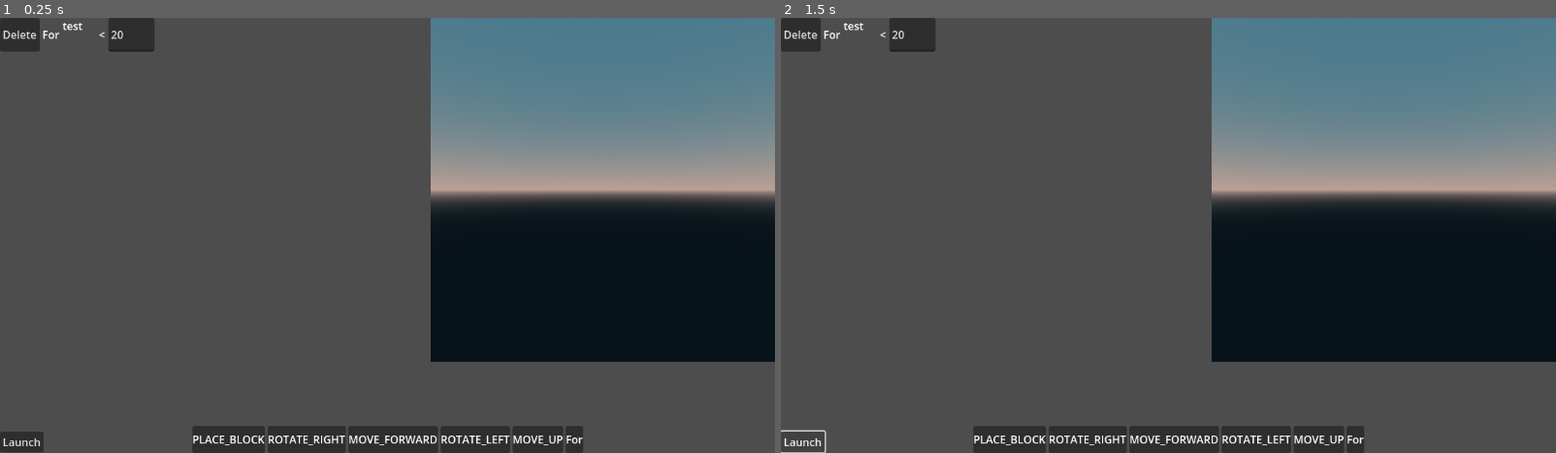
Above: before the commit, frames 1-2 (left to right).
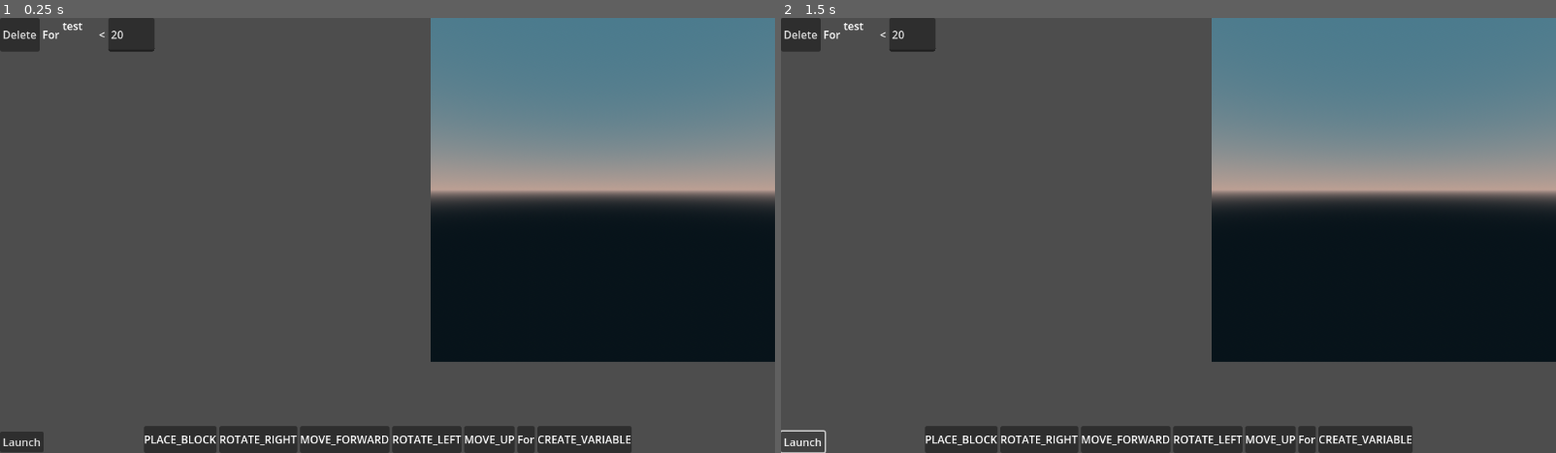
Above: after the commit, the same moments.

Repository: Crhonopost/Projet-jeu-serieux
Game: Godot game, scene res://scenes/level/current_level.tscn
The game is run twice, just before and just after one commit, with the same random seed, the same clock (stepped at 60 frames per second) and the same inputs. This scene is started directly instead of the project's main scene.
Inputs:
- Up to frame 1 (0.25 s): no input
- Up to frame 2 (1.5 s): click "Launch" at 0.5 s; click "Launch" at 1.25 s

The runs differ from the first frame. In frame 1, 1.5% of the frame differs, in the area x 18-82%, y 93-100%; in frame 2, 1.5%.

Commit message:
variable creation

Diff:
--- a/ebucilper/resources/scripting/definitions/execution_instruction_resource.gd
+++ b/ebucilper/resources/scripting/definitions/execution_instruction_resource.gd
@@ -7,7 +7,8 @@
 	InstructionType.MOVE_UP: "MOVE_UP",
 	InstructionType.MOVE_DOWN: "MOVE_DOWN",
 	InstructionType.ROTATE_LEFT: "ROTATE_LEFT",
-	InstructionType.ROTATE_RIGHT: "ROTATE_RIGHT"
+	InstructionType.ROTATE_RIGHT: "ROTATE_RIGHT",
+	InstructionType.CREATE_VAR: "CREATE_VARIABLE"
 }
 
 @export var type: InstructionType
--- a/ebucilper/scenes/UI/coding_space.tscn
+++ b/ebucilper/scenes/UI/coding_space.tscn
@@ -49,6 +49,11 @@
 script = ExtResource("3_r5p2t")
 metadata/_custom_type_script = "uid://cioni3f13iu1e"
 
+[sub_resource type="Resource" id="Resource_vjcr8"]
+script = ExtResource("3_a6itc")
+type = 10
+metadata/_custom_type_script = "uid://cyysoo4jhjpub"
+
 [node name="CodingSpace" type="Control"]
 layout_mode = 3
 anchors_preset = 15
@@ -90,6 +95,6 @@
 grow_horizontal = 2
 grow_vertical = 0
 script = ExtResource("7_a6itc")
-availableInstructions = Array[ExtResource("2_fn0c8")]([SubResource("Resource_f75ky"), SubResource("Resource_xchgw"), SubResource("Resource_usmbw"), SubResource("Resource_78wbv"), SubResource("Resource_dhuyy"), SubResource("Resource_jhjoh")])
+availableInstructions = Array[ExtResource("2_fn0c8")]([SubResource("Resource_f75ky"), SubResource("Resource_xchgw"), SubResource("Resource_usmbw"), SubResource("Resource_78wbv"), SubResource("Resource_dhuyy"), SubResource("Resource_jhjoh"), SubResource("Resource_vjcr8")])
 
 [connection signal="pressed" from="Button" to="." method="_on_button_pressed"]
--- a/ebucilper/scenes/UI/commands/instruction_exe.gd
+++ b/ebucilper/scenes/UI/commands/instruction_exe.gd
@@ -6,7 +6,6 @@
 
 signal exitCode
 
-var childsInstances : Array[Node] = []
 
 func _ready():
 	buildFromResource()
@@ -22,6 +21,11 @@
 
 	typeLabel.text = instructionResource.getName()
 
+	if instructionResource.type == Instruction.InstructionType.CREATE_VAR:
+		$HBoxContainer/VariableCreation.visible = true
+	else:
+		$HBoxContainer/VariableCreation.visible = false
+
 
 func _get_drag_data(at_position: Vector2) -> Variant:
 	var title: Label = Label.new()
@@ -29,3 +33,11 @@
 	set_drag_preview(title)
 	emit_signal("exitCode")
 	return instructionResource
+
+
+func _on_create_var_name_input_text_changed(new_text: String) -> void:
+	instructionResource.arguments["variable_name"] = new_text
+
+
+func _on_initial_value_text_changed(new_text: String) -> void:
+	instructionResource.arguments["operations"] = {"variable" : int(new_text)}
--- a/ebucilper/scenes/UI/commands/instruction_exe.tscn
+++ b/ebucilper/scenes/UI/commands/instruction_exe.tscn
@@ -24,4 +24,15 @@
 layout_mode = 2
 text = "Type"
 
+[node name="VariableCreation" type="HBoxContainer" parent="HBoxContainer"]
+layout_mode = 2
+
+[node name="Name" type="LineEdit" parent="HBoxContainer/VariableCreation"]
+layout_mode = 2
+
+[node name="InitialValue" type="LineEdit" parent="HBoxContainer/VariableCreation"]
+layout_mode = 2
+
 [connection signal="pressed" from="HBoxContainer/Delete" to="." method="_on_delete_pressed"]
+[connection signal="text_changed" from="HBoxContainer/VariableCreation/Name" to="." method="_on_create_var_name_input_text_changed"]
+[connection signal="text_changed" from="HBoxContainer/VariableCreation/InitialValue" to="." method="_on_initial_value_text_changed"]
--- a/ebucilper/scenes/grid/builder.gd
+++ b/ebucilper/scenes/grid/builder.gd
@@ -61,7 +61,7 @@
 		InstructionType.JUMP_IF_NOT:
 			jumpIf(instruction.arguments["jump_index"], instruction.arguments["variable_a"], instruction.arguments["variable_b"], instruction.arguments["comparator"], true)
 		InstructionType.CREATE_VAR:
-			createVariable(instruction.arguments["variable_name"])
+			createVariable(instruction.arguments["variable_name"], instruction.arguments["operations"])
 		InstructionType.UPDATE_VAR:
 			updateVariable(instruction.arguments["variable_name"], instruction.arguments["operations"])
 		_:
@@ -125,9 +125,6 @@
 		(!negation && comparison)):
 		instructionIdx = idx
 
-func createVariable(name: String):
-	runtimeVariables["String"] = null
-
 func executeCalcul(operation: Dictionary):
 	if(operation.has("variable")):
 		return extractVar(operation["variable"])
@@ -142,5 +139,9 @@
 			Instruction.Operators.MULT:
 				return a * b
 
+func createVariable(name: String, operations: Dictionary):
+	runtimeVariables[name] = executeCalcul(operations)
+
 func updateVariable(name: String, operations: Dictionary):
+	if(!runtimeVariables.has(name)): return false
 	runtimeVariables[name] = executeCalcul(operations)
Not shown: 1 places in ebucilper/scenes/UI/coding_space.tscn that only renumber resources
